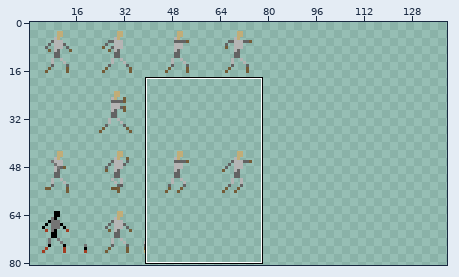
Sprite sheet, stored at client/img/players.png. Above: a wide view before the commit, with the close-up outlined.
Close-up. Before:
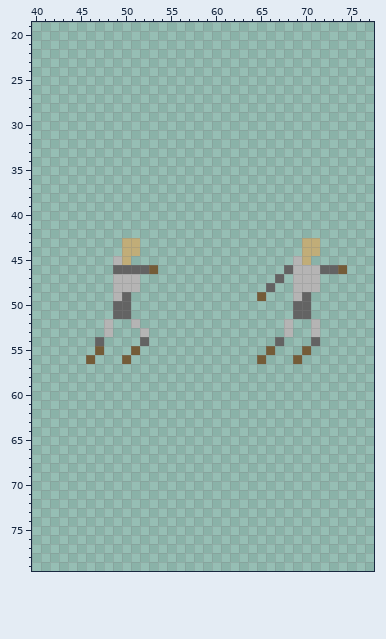
The file is 200x200 pixels. Colours within 5 levels of each other are drawn and written as one. Shown: x 40..77, y 19..79. The wide view leaves out empty margins. The commit also changed other parts of the picture, which this record leaves out.
Now the later version:
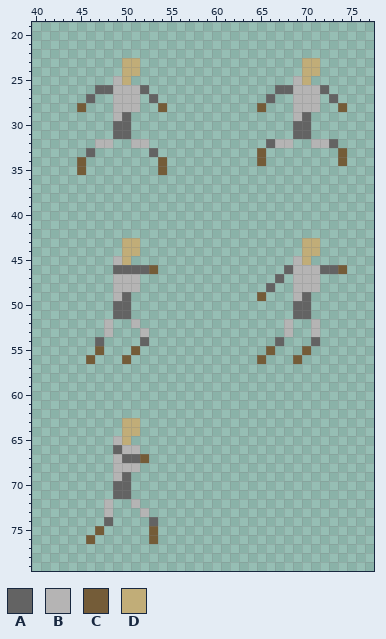
Palette (. is transparent): A #636363  B #b5b4b4  C #745c38  D #c1ad78
Difference:
@@ x 40..77 @@
 22 ......................................
-23 ......................................
-24 ......................................
-25 ......................................
-26 ......................................
-27 ......................................
-28 ......................................
-29 ......................................
-30 ......................................
-31 ......................................
-32 ......................................
-33 ......................................
-34 ......................................
-35 ......................................
+23 ..........DD..................DD......
+24 ..........DD..................DD......
+25 .........BD..................BD.......
+26 .......AABBBA..............AABBBA.....
+27 ......A..BBB.A............A..BBB.A....
+28 .....C...BBB..C..........C...BBB..C...
+29 .........BA..................BA.......
+30 .........AA..................AA.......
+31 .........AA..................AA.......
+32 .......BB..BB.............ABB..BBA....
+33 ......A......A...........C........C...
+34 .....C........C..........C........C...
+35 .....C........C.......................
 36 ......................................
@@ x 44..55 @@
 62 ............
-63 ............
-64 ............
-65 ............
-66 ............
-67 ............
-68 ............
-69 ............
-70 ............
-71 ............
-72 ............
-73 ............
-74 ............
-75 ............
-76 ............
+63 ......DD....
+64 ......DD....
+65 .....BD.....
+66 .....ABB....
+67 .....BAAC...
+68 .....BBB....
+69 .....BA.....
+70 .....AA.....
+71 .....AA.....
+72 ....B..B....
+73 ....B...B...
+74 ....A....A..
+75 ...C.....C..
+76 ..C......C..
 77 ............
Where, in picture pixels (left, top, right, bottom), the same in both close-ups:
added: (77, 58, 167, 175)
added: (257, 58, 347, 166)
added: (86, 418, 158, 544)
